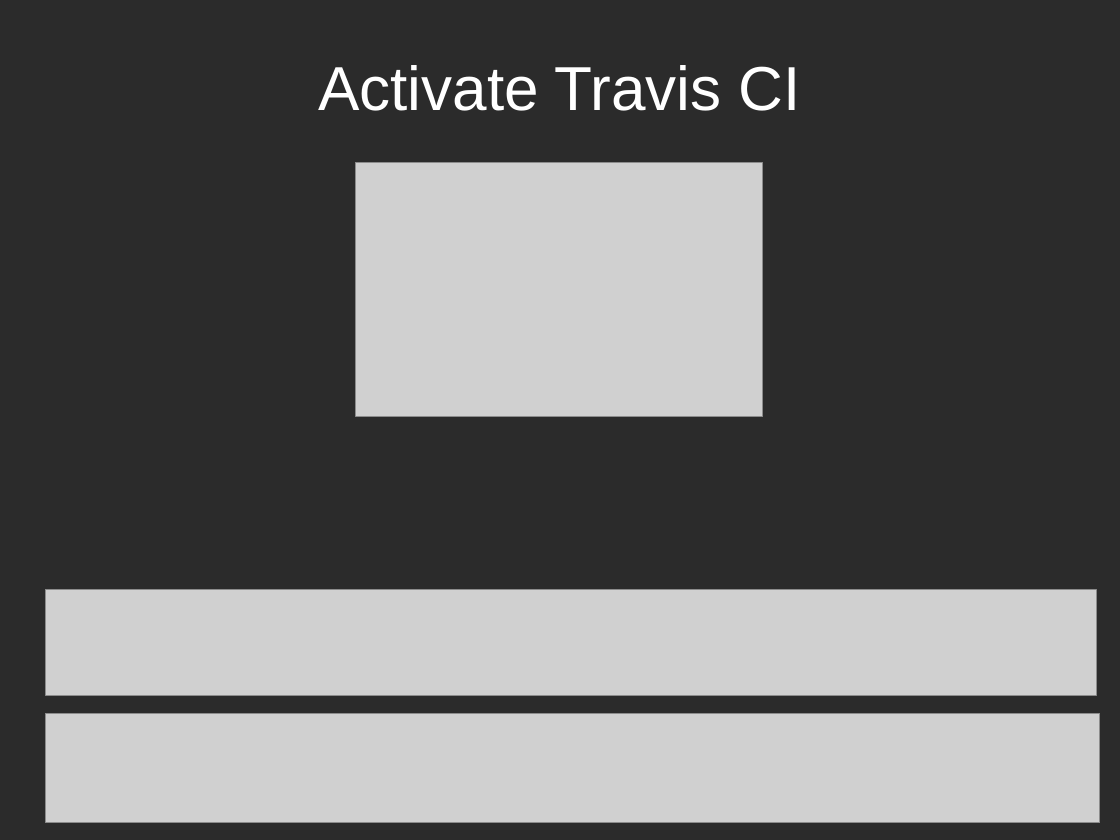
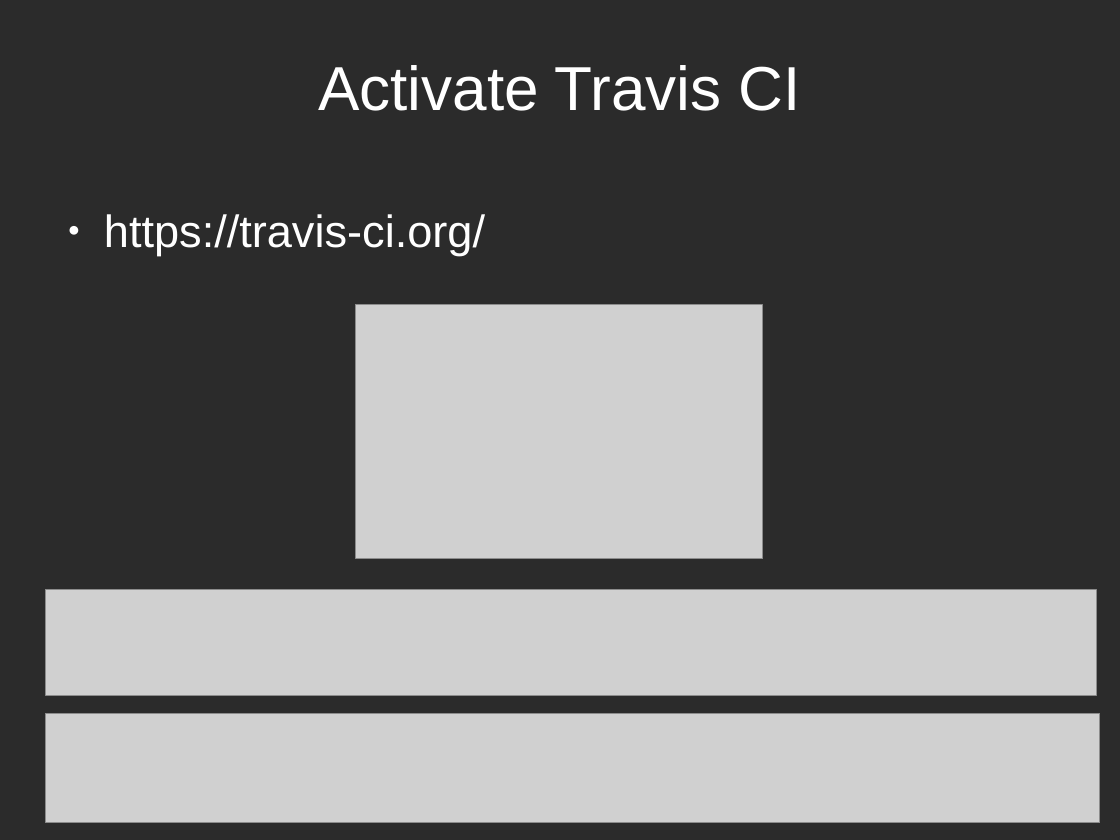
Before and after one commit to richelbilderbeek/PresentationsAboutR, a slide deck: slide 24 of ProfessionalRdevelopment/ProfessionalRDevelopment.odp (slide 22 before the commit). Drawn at 1120x840 pixels with LibreOffice and Linux fonts; fonts in the diff are those of the drawing; grey boxes stand for pictures; background and template pictures are left out; a plain dark background stands for a picture behind light text. Boxes give left, top, right and bottom in pixels: in the first picture for what was removed or moved away, otherwise in the second. Text is boxed around its words. In the diff, an @@ line names an element or a change of style, - is before the commit and + after.

```diff
--- a/ProfessionalRdevelopment/ProfessionalRDevelopment.odp
+++ b/ProfessionalRdevelopment/ProfessionalRDevelopment.odp
@@ text added at (104,214,485,256), 32 pt, text #FFFFFF @@
+● https://travis-ci.org/
@@ picture: place and size @@
-picture at (356,163,763,417)
+picture at (356,305,763,559)
```
Also in this commit, not shown: 1 other slide changed, 4 slides added, 1 other file.
